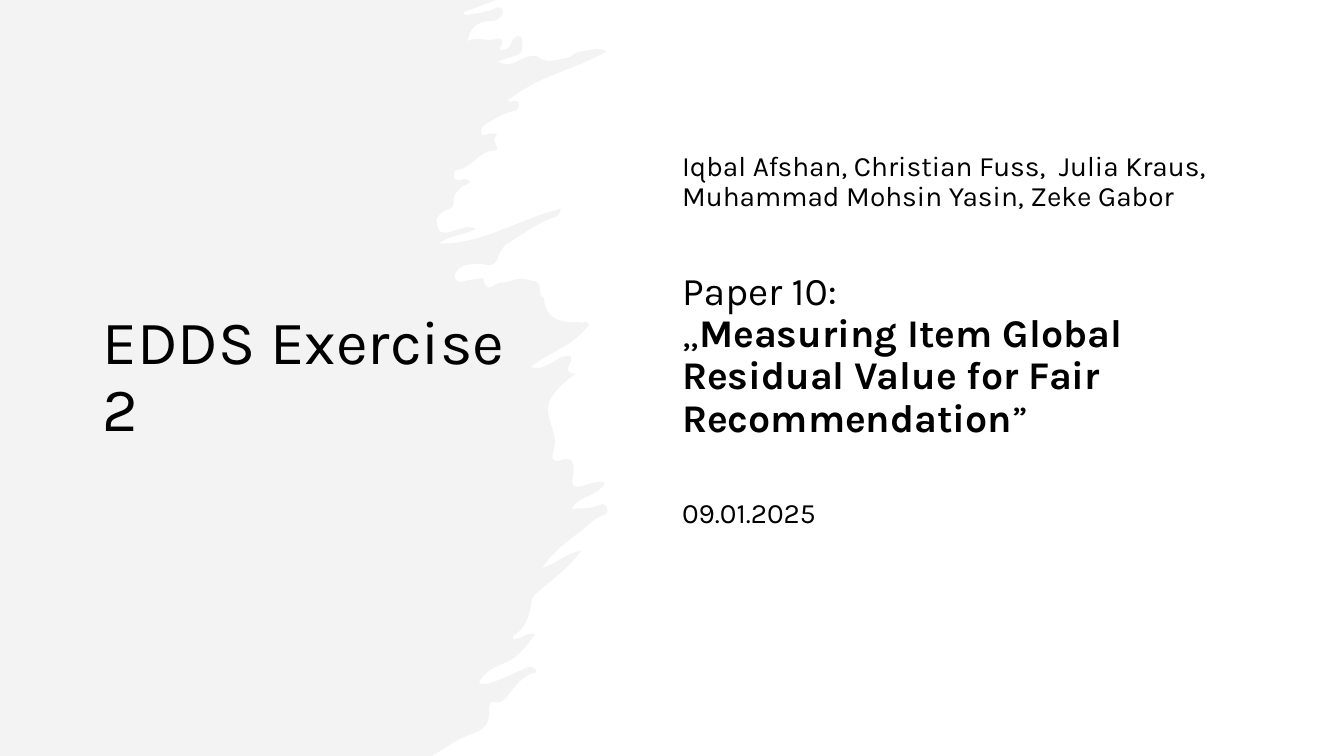
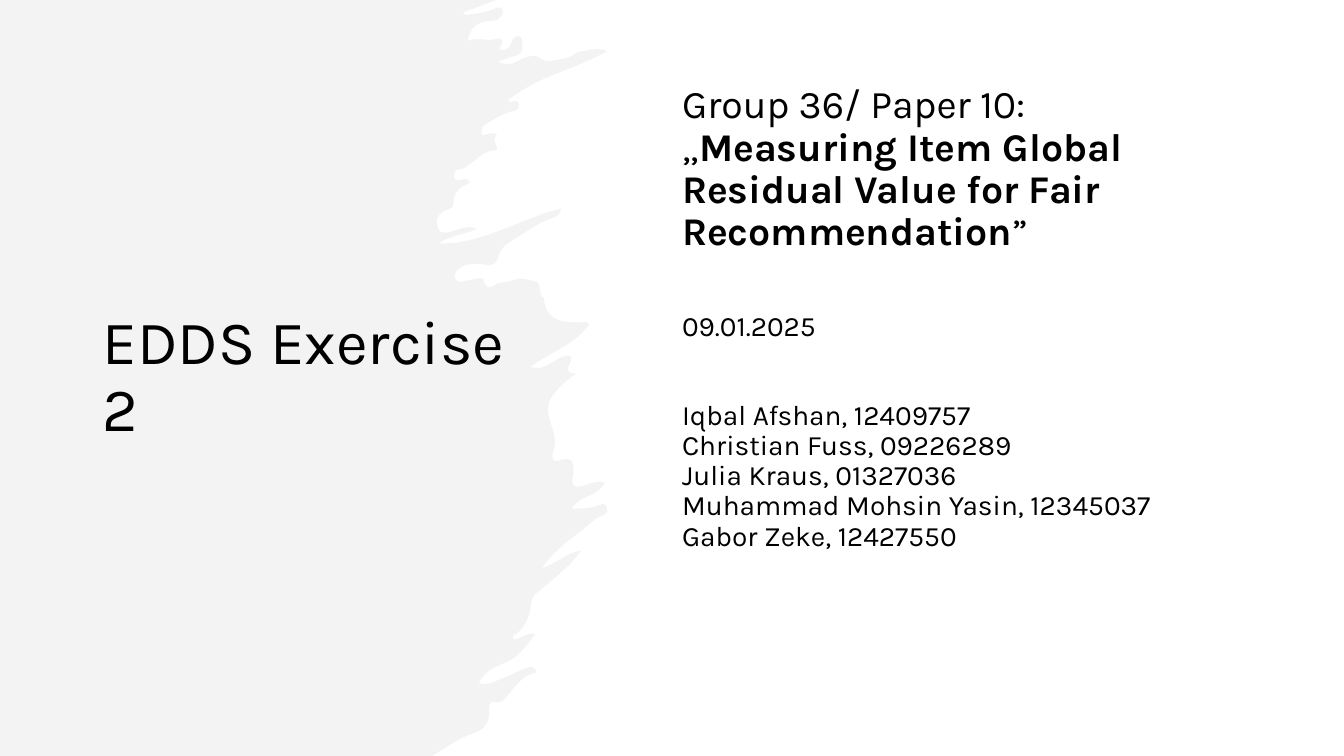
Before and after one commit to cfuss/edds_ex2, a slide deck: slide 1 of EDDS Exercise 2 - presentation.pptx. Drawn at 1344x756 pixels with LibreOffice and Linux fonts; fonts in the diff are those of the drawing. Boxes give left, top, right and bottom in pixels: in the first picture for what was removed or moved away, otherwise in the second. Text is boxed around its words. In the diff, an @@ line names an element or a change of style, - is before the commit and + after.

Commit message:
Add files via upload
final version for presentation

```diff
--- a/EDDS Exercise 2 - presentation.pptx
+++ b/EDDS Exercise 2 - presentation.pptx
@@ subtitle at (x1=682, y1=89, x2=1122, y2=246): text changed; size 20 to 28 pt; bold on @@
-Iqbal Afshan, Christian Fuss, Julia Kraus, Muhammad Mohsin Yasin, Zeke Gabor
-Paper 10:
-„Measuring Item Global Residual Value for Fair Recommendation”
+Group 36/ Paper 10:
+„Measuring Item Global Residual Value for Fair Recommendation”
@@ subtitle at (x1=682, y1=405, x2=1150, y2=549): paragraph added @@
+Iqbal Afshan, 12409757
+Christian Fuss, 09226289
+Julia Kraus, 01327036
+Muhammad Mohsin Yasin, 12345037
+Gabor Zeke, 12427550
```
Also in this commit, not shown: 2 other slides changed.
